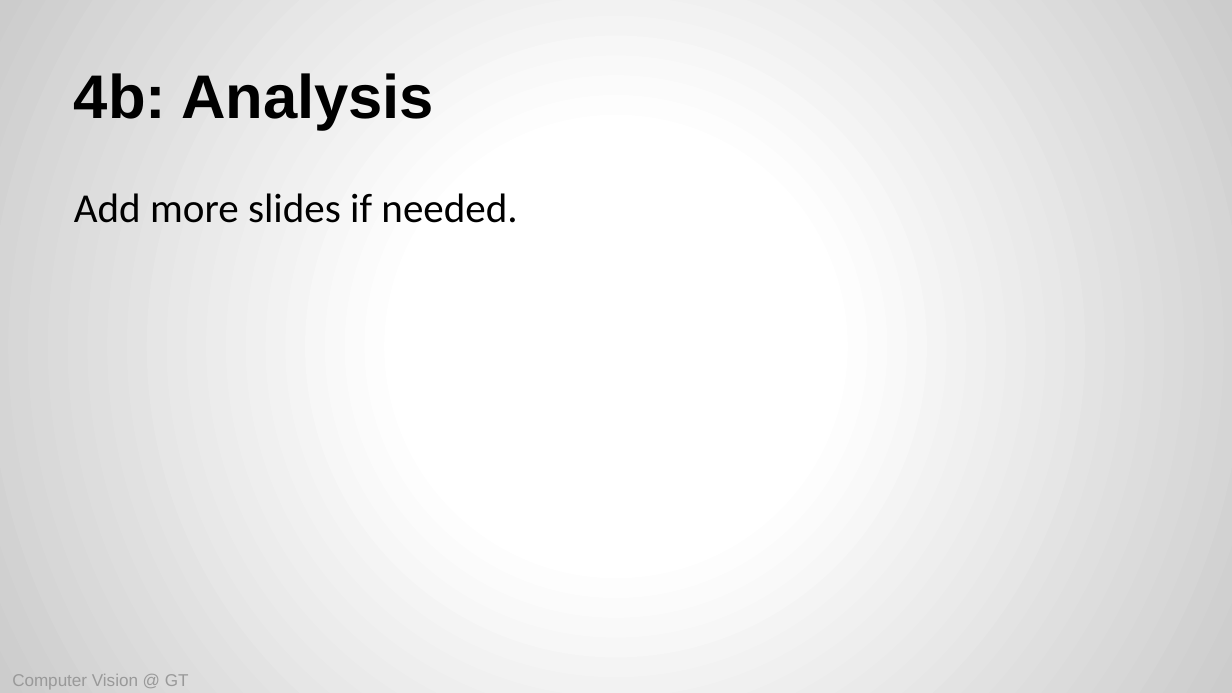
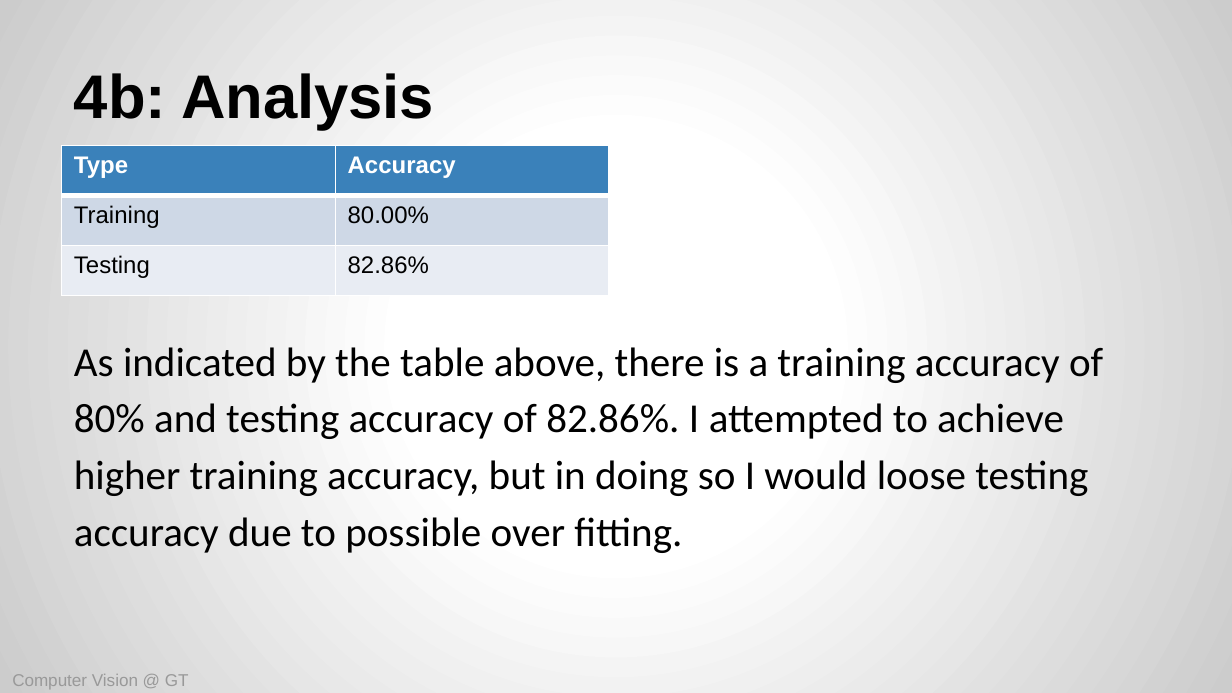
Before and after one commit to aten2001/ComputerVision-1, a slide deck: slide 18 of assignments/ps06/CS6476-PS6+Template.pptx (slide 15 before the commit). Drawn at 1232x693 pixels with LibreOffice and Linux fonts; fonts in the diff are those of the drawing. Boxes give left, top, right and bottom in pixels: in the first picture for what was removed or moved away, otherwise in the second. Text is boxed around its words. In the diff, an @@ line names an element or a change of style, - is before the commit and + after.

```diff
--- a/assignments/ps06/CS6476-PS6+Template.pptx
+++ b/assignments/ps06/CS6476-PS6+Template.pptx
@@ table added at [62,145,609,296], 3 rows, 2 columns @@
+Type | Accuracy
+Training | 80.00%
+Testing | 82.86%
@@ text at [74,347,1103,553]: text changed @@
-Add more slides if needed.
+As indicated by the table above, there is a training accuracy of 80% and testing accuracy of 82.86%. I attempted to achieve higher training accuracy, but in doing so I would loose testing accuracy due to possible over fitting.
```
Also in this commit, not shown: 14 other slides changed, 5 slides added, 1 slide removed, 42 other files.
